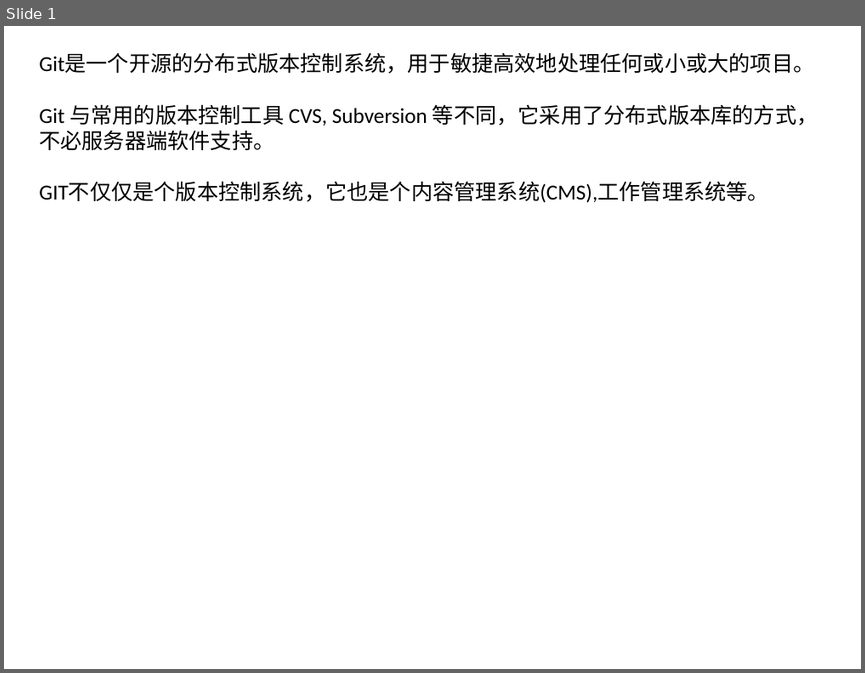
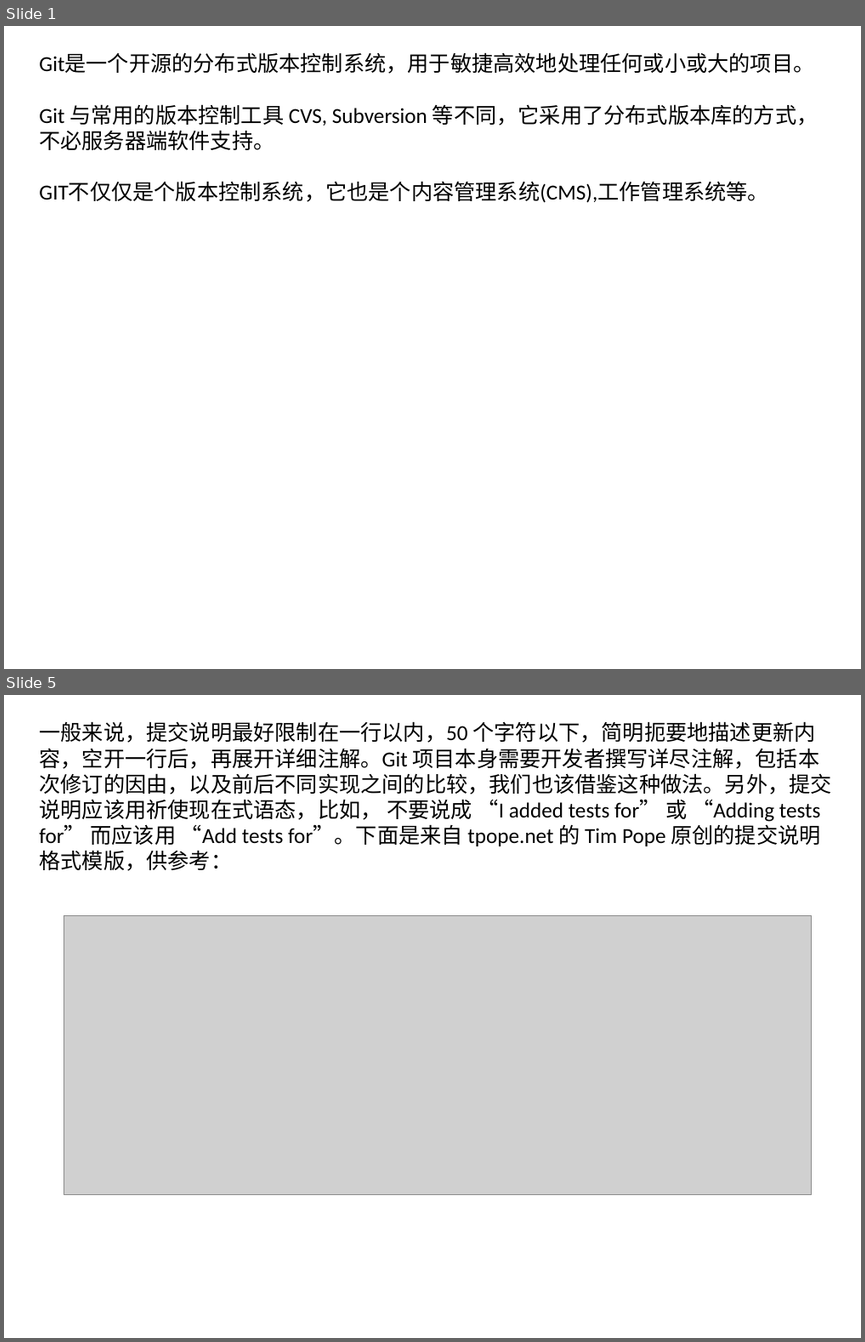
Before and after one commit to greenwonder/MyHtml5, a slide deck: GIT.pptx. Shown one above the other, each under a label of ours: slide 1 before the commit, slides 1 and 5 after it; the slides between them are not shown. The pictures are 865x673 and 865x1342 pixels, drawn with LibreOffice and Linux fonts; fonts in the diff are those of the drawing; grey boxes stand for pictures. Boxes give left, top, right and bottom in pixels: in the first picture for what was removed or moved away, otherwise in the second. Text is boxed around its words. In the diff, an @@ line names an element or a change of style, - is before the commit and + after.

```diff
--- a/GIT.pptx
+++ b/GIT.pptx
@@ slide 5 added at [4,695,861,1338], background #FFFFFF @@
@@ text added at [39,721,831,871], 18 pt, text #000000 @@
+一般来说，提交说明最好限制在一行以内，50 个字符以下，简明扼要地描述更新内容，空开一行后，再展开详细注解。Git 项目本身需要开发者撰写详尽注解，包括本次修订的因由，以及前后不同实现之间的比较，我们也该借鉴这种做法。另外，提交说明应该用祈使现在式语态，比如， 不要说成 “I added tests for” 或 “Adding tests for” 而应该用 “Add tests for”。下面是来自 tpope.net 的 Tim Pope 原创的提交说明格式模版，供参考：
@@ picture added at [64,916,812,1195] @@
```
Also in this commit, not shown: 5 other slides added.
